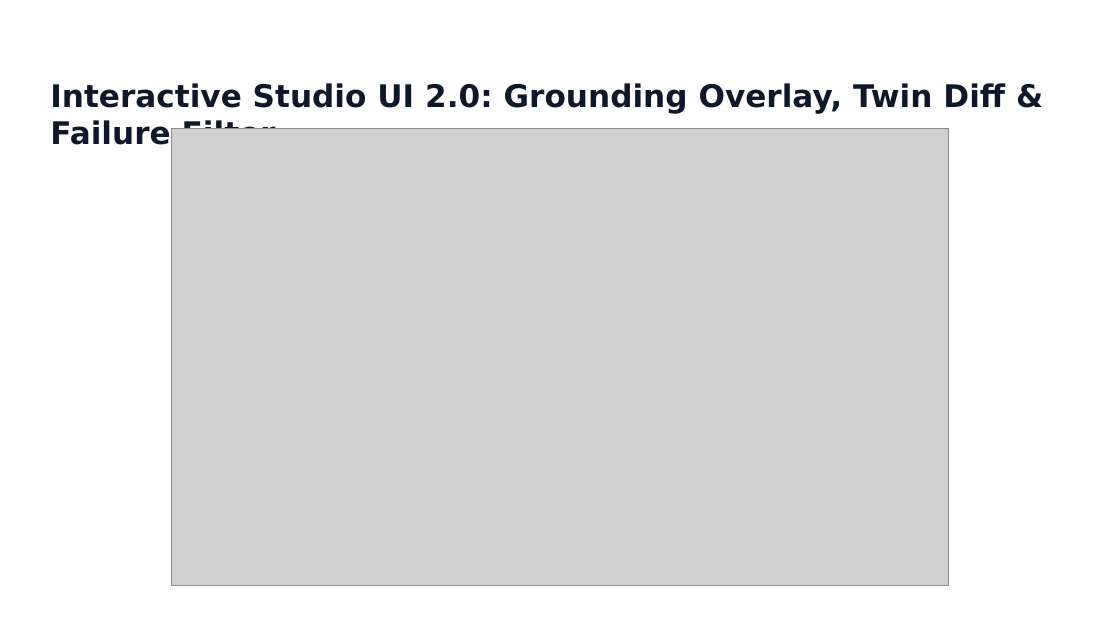
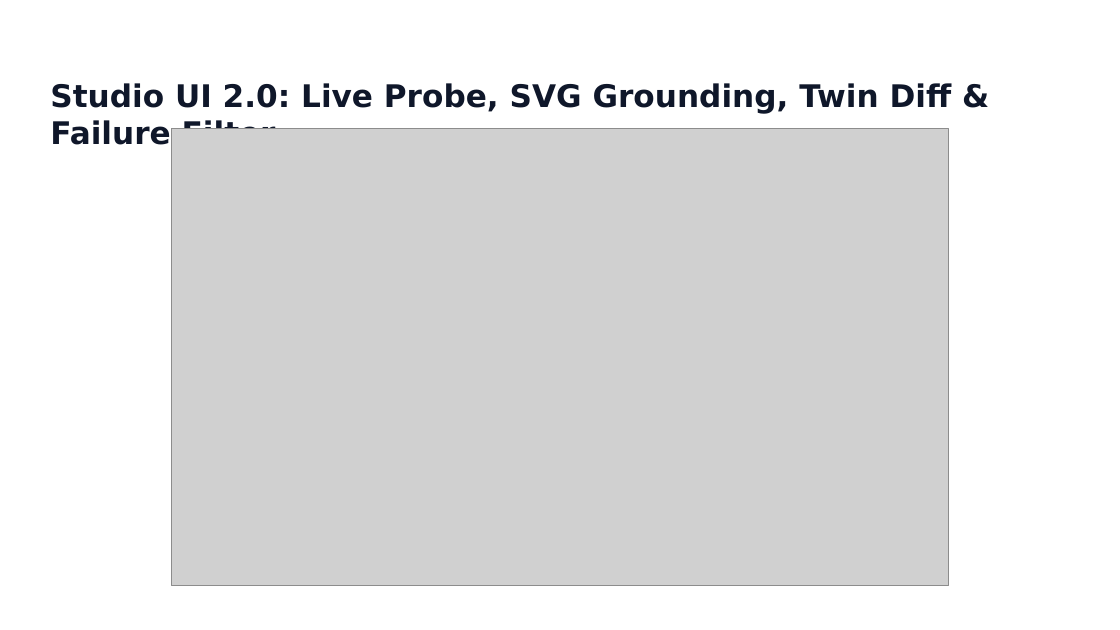
Before and after one commit to anishkarak4-ux/NitroKnight, a slide deck: slide 6 of docs/NitroKnight_Visual_Task_Factory_Submission.pptx. Drawn at 1120x630 pixels with LibreOffice and Linux fonts; fonts in the diff are those of the drawing; grey boxes stand for pictures; background and template pictures are left out. Boxes give left, top, right and bottom in pixels: in the first picture for what was removed or moved away, otherwise in the second. Text is boxed around its words. In the diff, an @@ line names an element or a change of style, - is before the commit and + after.

```diff
--- a/docs/NitroKnight_Visual_Task_Factory_Submission.pptx
+++ b/docs/NitroKnight_Visual_Task_Factory_Submission.pptx
@@ text at (50, 83, 952, 145): text changed @@
-Interactive Studio UI 2.0: Grounding Overlay, Twin Diff & Failure Filter
+Studio UI 2.0: Live Probe, SVG Grounding, Twin Diff & Failure Filter
```
Also in this commit, not shown: 5 other slides changed, 1 slide added, 1 slide removed, 30 other files.
